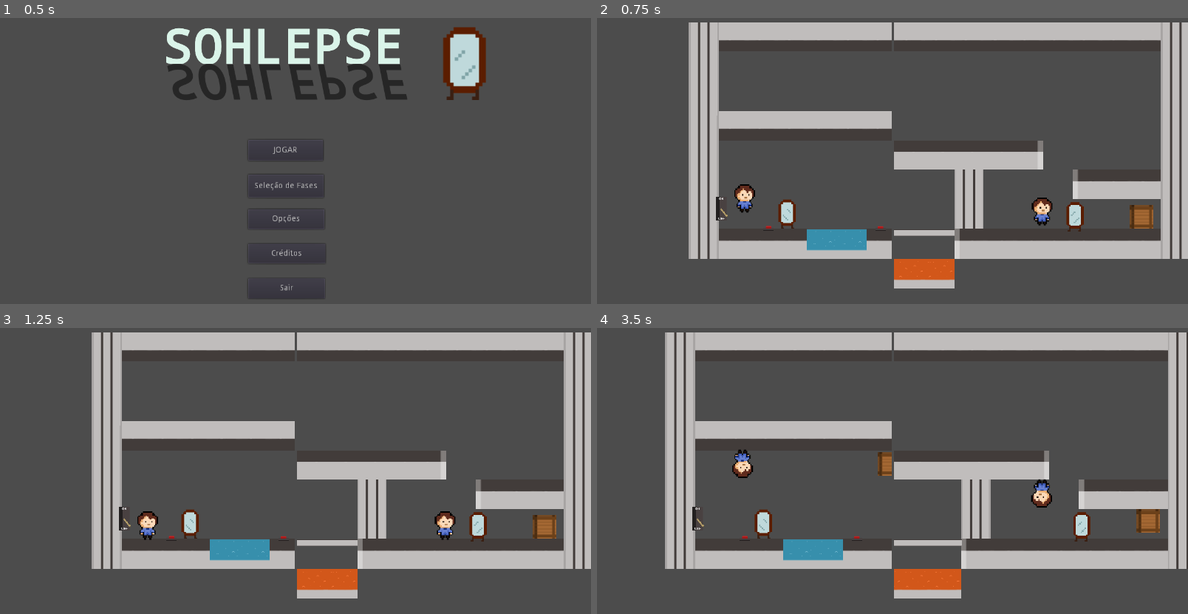
Above: before the commit, frames 1-4 (two rows, left to right).
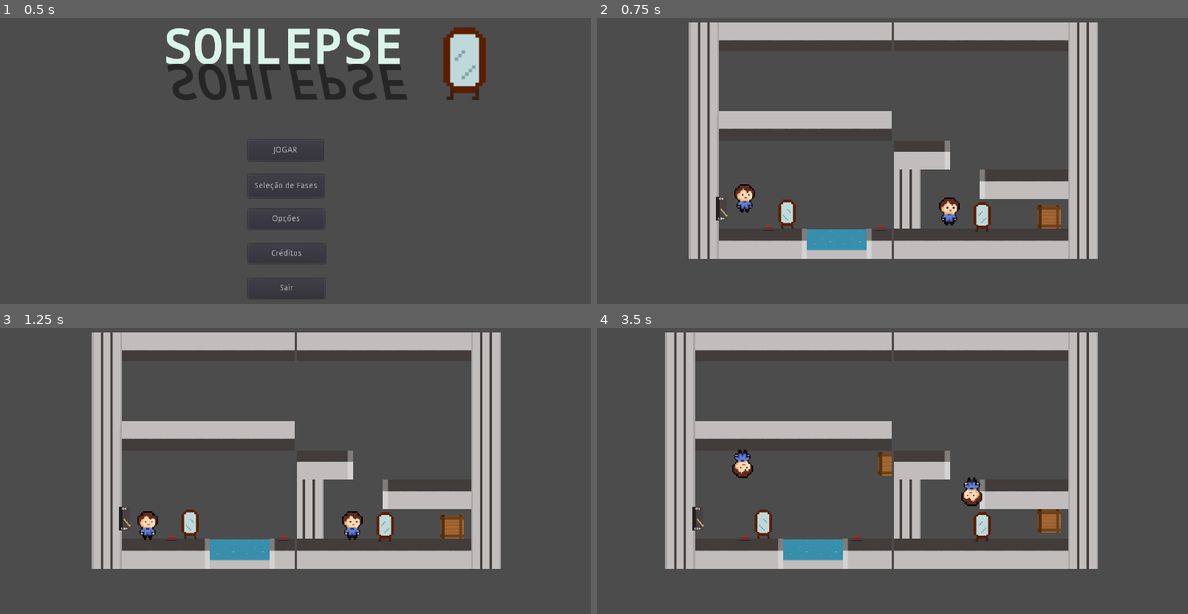
Above: after the commit, the same moments.

Repository: papukweh/Sohlepse
Game: Godot game, scene res://Menus/MenuPrincipal.tscn
The game is run twice, just before and just after one commit, with the same random seed, the same clock (stepped at 60 frames per second) and the same inputs.
Inputs:
- Up to frame 1 (0.5 s): no input
- Up to frame 2 (0.75 s): click "JOGAR" at 0.5 s
- Up to frame 3 (1.25 s): no input
- Up to frame 4 (3.5 s): tap Enter at 1.25 s; hold Right (move_right) 1.28-2.03 s; tap F (play) at 1.35, 2.3, 3.05 s; tap Up (jump) at 1.52, 2.27 s; hold Down (move_down) 2.03-2.78 s; tap H (change-h) at 2.1 s; hold Right (move_right) from 2.78 s (still down); tap V (change-v) at 2.85 s

Frame 1 is identical in both runs. In frame 2, 15% of the frame differs, in the area x 34-100%, y 1-95%; in frame 3, 15%; in frame 4, 14%.

Commit message:
Conserta problemas de colisão com o falling floor

Diff:
--- a/Sohlepse/Hazards/FallingFloor.tscn
+++ b/Sohlepse/Hazards/FallingFloor.tscn
@@ -4,12 +4,10 @@
 [ext_resource path="res://Assets/platform1.png" type="Texture" id=2]
 [ext_resource path="res://Assets/platform2.png" type="Texture" id=3]
 
-
-
 [sub_resource type="RectangleShape2D" id=1]
 
 custom_solver_bias = 0.0
-extents = Vector2( 97.8411, 4.74026 )
+extents = Vector2( 101.986, 18.885 )
 
 [sub_resource type="SpriteFrames" id=2]
 
@@ -28,12 +26,10 @@
 [sub_resource type="RectangleShape2D" id=3]
 
 custom_solver_bias = 0.0
-extents = Vector2( 10.9471, 10 )
+extents = Vector2( 13.9471, 406.008 )
 
 [node name="FallingFloor" type="Area2D"]
 
-position = Vector2( 557.909, 269.369 )
-scale = Vector2( 1.01135, 0.580037 )
 input_pickable = true
 gravity_vec = Vector2( 0, 1 )
 gravity = 98.0
@@ -44,12 +40,12 @@
 audio_bus_override = false
 audio_bus_name = "Master"
 script = ExtResource( 1 )
-_sections_unfolded = [ "Collision" ]
+_sections_unfolded = [ "Collision", "Transform" ]
 
 [node name="CollisionShape2D" type="CollisionShape2D" parent="." index="0"]
 
-position = Vector2( -0.247636, -10.4227 )
-scale = Vector2( 0.338752, 0.547745 )
+position = Vector2( 0, -8 )
+scale = Vector2( 0.31377, 0.649908 )
 shape = SubResource( 1 )
 _sections_unfolded = [ "Transform" ]
 
@@ -76,8 +72,7 @@
 
 [node name="CollisionShape2D" type="CollisionShape2D" parent="StaticBody2D" index="1"]
 
-position = Vector2( -0.24353, 1.23195 )
-scale = Vector2( 3.02399, 2.29104 )
+scale = Vector2( 2.39214, 0.0588236 )
 shape = SubResource( 3 )
 _sections_unfolded = [ "Transform" ]
 
--- a/Sohlepse/Objects/Wall.tscn
+++ b/Sohlepse/Objects/Wall.tscn
@@ -8,7 +8,7 @@
 custom_solver_bias = 0.0
 extents = Vector2( 10, 10 )
 
-[node name="Wall" type="StaticBody2D" index="0"]
+[node name="Wall" type="StaticBody2D"]
 
 input_pickable = false
 collision_layer = 0
--- a/Sohlepse/Stages/stage1.tscn
+++ b/Sohlepse/Stages/stage1.tscn
@@ -40,7 +40,7 @@
 collision_mask = 1
 occluder_light_mask = 1
 format = 1
-tile_data = PoolIntArray( -327679, 1073741825, 0, -327678, 1 …(1021 unchanged characters)… , -65517, 2, 0, -65512, 1, 0, 1, 1, 0, 17, 1, 0, 21, 536870914, 0, 22, 0, 0, 23, 0, 0, 24, 1, 0, 65537, 1, 0, 65553, 1, 0, 65560, 1, 0, 131073, 1, 0, 131074, 0, 0, 131075, 0, 0, 131076, 0, 0, 131079, 0, 0, 131080, 0, 0, 131081, 0, 0, 131082, 0, 0, 131083, 0, 0, 131084, 0, 0, 131085, 0, 0, 131089, 536870914, 0, 131090, 536870912, 0, 131091, 53687 …(149 unchanged characters)…
+tile_data = PoolIntArray( -327679, 1073741825, 0, -327678, 1 …(1021 unchanged characters)… , -65517, 2, 0, -65512, 1, 0, 1, 1, 0, 18, 536870913, 0, 21, 536870914, 0, 22, 0, 0, 23, 0, 0, 24, 1, 0, 65537, 1, 0, 65554, 536870913, 0, 65560, 1, 0, 131073, 1, 0, 131074, 0, 0, 131075, 0, 0, 131076, 2, 0, 131079, 536870914, 0, 131080, 0, 0, 131081, 0, 0, 131082, 0, 0, 131083, 0, 0, 131084, 0, 0, 131085, 536870912, 0, 131089, 536870912, 0, 131090, 536870912, 0, 131091, 53687 …(149 unchanged characters)…
 _sections_unfolded = [ "Cell", "Transform" ]
 
 [node name="Real" type="ReferenceRect" parent="." index="1"]
@@ -51,7 +51,7 @@
 anchor_bottom = 0.0
 margin_left = -919.0
 margin_top = -146.0
-margin_right = 770.0
+margin_right = 1033.0
 margin_bottom = 644.0
 rect_pivot_offset = Vector2( 0, 0 )
 rect_clip_content = false
@@ -67,7 +67,7 @@
 anchor_top = 0.0
 anchor_right = 0.0
 anchor_bottom = 0.0
-margin_left = 773.0
+margin_left = 1103.0
 margin_top = -146.0
 margin_right = 2097.0
 margin_bottom = 650.0
@@ -93,6 +93,8 @@
 invert_horizontal = -1
 
 [node name="Objects" type="Node" parent="." index="4"]
+
+editor/display_folded = true
 
 [node name="Box" parent="Objects" index="0" instance=ExtResource( 4 )]
 
@@ -138,15 +140,15 @@
 
 [node name="FallingFloor3" parent="Hazards" index="0" instance=ExtResource( 9 )]
 
-position = Vector2( 874, 455 )
+position = Vector2( 870, 460 )
 
 [node name="FallingFloor4" parent="Hazards" index="1" instance=ExtResource( 9 )]
 
-position = Vector2( 936, 455 )
+position = Vector2( 936, 460 )
 
 [node name="FallingFloor5" parent="Hazards" index="2" instance=ExtResource( 9 )]
 
-position = Vector2( 1000, 455 )
+position = Vector2( 1002, 460 )
 
 [node name="FireArea" parent="Hazards" index="3" instance=ExtResource( 10 )]
 
--- a/Sohlepse/tileset_test.tres
+++ b/Sohlepse/tileset_test.tres
@@ -17,7 +17,7 @@
 [sub_resource type="ConvexPolygonShape2D" id=3]
 
 custom_solver_bias = 0.0
-points = PoolVector2Array( 32, -32, 32, 32, -32.5, 32, -32.5, -32 )
+points = PoolVector2Array( 25, -32, 25, 32, -32, 32, -32, -32 )
 
 [resource]
 
@@ -61,5 +61,5 @@
 "autotile_coord": Vector2( 0, 0 ),
 "one_way": false,
 "shape": SubResource( 3 ),
-"shape_transform": Transform2D( 0.887233, 0, 0, 0.952262, 28.5874, 33.8003 )
+"shape_transform": Transform2D( 1, 0, 0, 1, 32, 32 )
 } ]
--- a/Sohlepse/tileset_test.tscn
+++ b/Sohlepse/tileset_test.tscn
@@ -28,12 +28,13 @@
 
 build_mode = 0
 polygon = PoolVector2Array( -32, -32, -32, 32, 32, 32, 32, -32 )
+_sections_unfolded = [ "Transform" ]
 
 [node name="wall" type="Sprite" parent="." index="1"]
 
 visible = false
 texture = ExtResource( 2 )
-region_rect = Rect2( 0, 0, 64, 64 )
+region_rect = Rect2( 0, 0, 64.5, 64.5 )
 _sections_unfolded = [ "Region" ]
 
 [node name="StaticBody2D" type="StaticBody2D" parent="wall" index="0"]
@@ -45,6 +46,7 @@
 constant_angular_velocity = 0.0
 friction = 1.0
 bounce = 0.0
+_sections_unfolded = [ "Transform" ]
 
 [node name="CollisionPolygon2D" type="CollisionPolygon2D" parent="wall/StaticBody2D" index="0"]
 
@@ -54,8 +56,8 @@
 [node name="edge" type="Sprite" parent="." index="2"]
 
 texture = ExtResource( 3 )
-region_rect = Rect2( 192, 64, 64, 64 )
-_sections_unfolded = [ "Offset", "Region" ]
+region_rect = Rect2( 192.5, 64.5, 64.5, 64.5 )
+_sections_unfolded = [ "Offset", "Region", "Transform" ]
 
 [node name="StaticBody2D" type="StaticBody2D" parent="edge" index="0"]
 
@@ -70,8 +72,6 @@
 
 [node name="CollisionPolygon2D" type="CollisionPolygon2D" parent="edge/StaticBody2D" index="0"]
 
-position = Vector2( -3.41264, 1.8003 )
-scale = Vector2( 0.887233, 0.952262 )
 build_mode = 0
-polygon = PoolVector2Array( -32.5, -32, -32.5, 32, 32, 32, 32, -32 )
+polygon = PoolVector2Array( -32, -32, -32, 32, 25, 32, 25, -32 )
 _sections_unfolded = [ "Transform" ]
